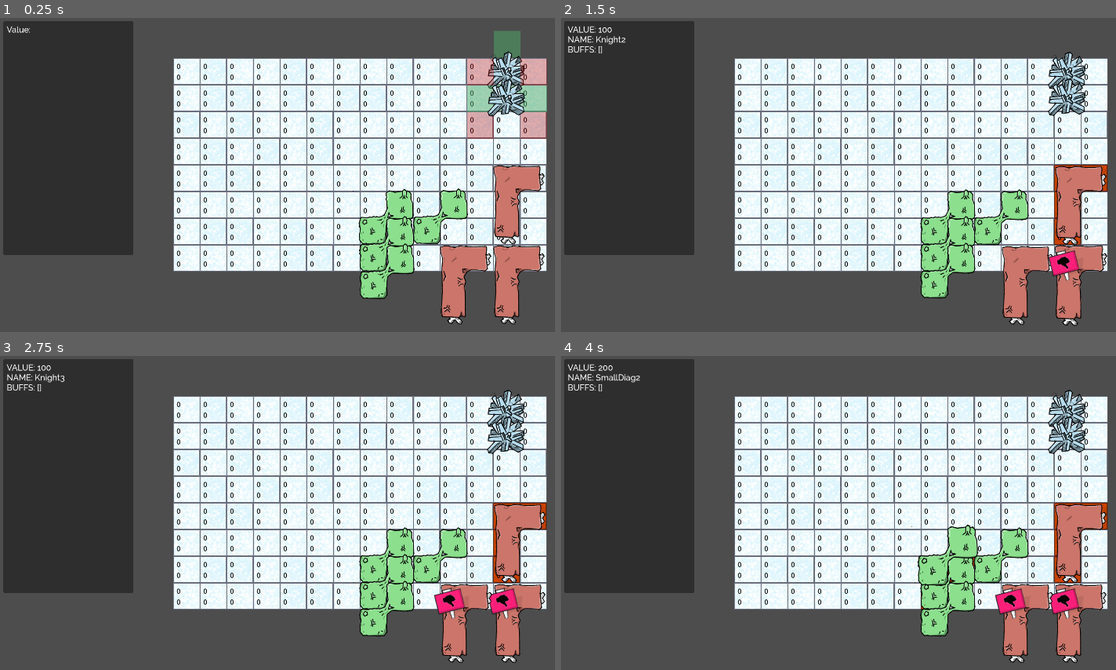
Above: before the commit, frames 1-4 (two rows, left to right).
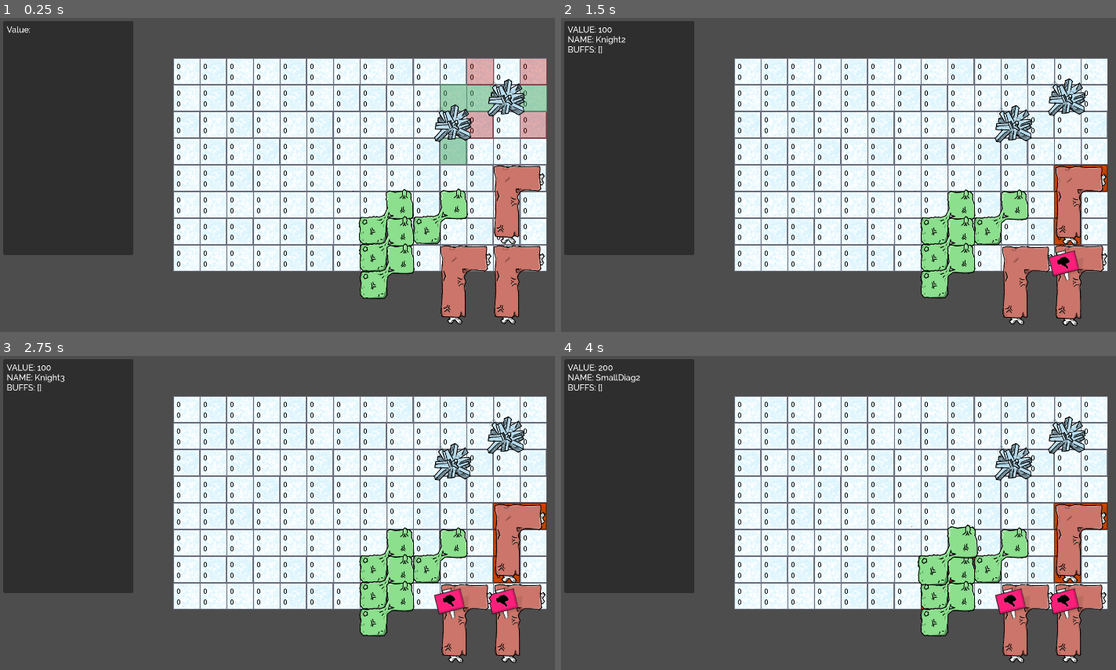
Above: after the commit, the same moments.

Repository: cliftonpatty/pelagi
Game: Godot game, scene res://scenes/world/sorting/ice_box.tscn
Same seed, same stepped clock (60 frames per second), same inputs: the game is played once before the commit and once after it. This scene is started directly instead of the project's main scene.
Inputs (mouse positions are in pixels of both pictures, inside the frame that each line leads up to):
- Up to frame 1 (0.25 s): no input
- Up to frame 2 (1.5 s): move the mouse to (1066, 231) at 0.52 s; hold D (RightMove) 0.53-1.28 s; hold Shift (Drill) 0.53-1.28 s; click (1066, 231) at 0.67 s; tap Enter at 1.25 s; move the mouse to (1066, 313) at 1.27 s; hold A (LeftMove) from 1.28 s (still down); click (1066, 313) at 1.35 s
- Up to frame 3 (2.75 s): tap Space at 2 s; move the mouse to (455, 651) at 2.02 s; release A (LeftMove) at 2.03 s; hold D (RightMove) from 2.03 s (still down); hold R (RotateTetro) from 2.03 s (still down); click (455, 651) at 2.17 s
- Up to frame 4 (4 s): tap Enter at 2.75 s; move the mouse to (932, 597) at 2.77 s; release R (RotateTetro) at 2.78 s; tap Shift (Drill) at 2.85 s; click (932, 597) at 2.92 s; tap Space at 3.5 s; move the mouse to (932, 569) at 3.52 s; release D (RightMove) at 3.53 s; press the mouse at (932, 569) at 3.53 s; hold A (LeftMove) from 3.53 s (still down)

The runs differ from the first frame. In frame 1, 2.4% of the frame differs, in the area x 78-99%, y 4-98%; in frame 2, 1.2%; in frame 3, 1.2%; in frame 4, 1.2%.

Commit message:
Normal maps
Messing with normal maps - mostly wasted time

Diff:
--- a/scenes/meat/base_deco.tscn
+++ b/scenes/meat/base_deco.tscn
@@ -1,8 +1,15 @@
-[gd_scene load_steps=4 format=3 uid="uid://c7h6ejlf30pyj"]
+[gd_scene load_steps=7 format=3 uid="uid://c7h6ejlf30pyj"]
 
 [ext_resource type="PackedScene" uid="uid://dsesdly7bd67f" path="res://scenes/meat/base_tetro.tscn" id="1_y5ved"]
 [ext_resource type="Script" path="res://scenes/meat/base_deco.gd" id="2_g6ynj"]
 [ext_resource type="Texture2D" uid="uid://baf0n0be7uc73" path="res://assets/images/meat/tetro/deco_crystal.png" id="2_j8546"]
+[ext_resource type="Texture2D" uid="uid://clsugw3s1hi8j" path="res://assets/images/meat/tetro/maps/deco_crystal_n.png" id="4_paq0j"]
+[ext_resource type="Texture2D" uid="uid://ccqrv5fi0cpqx" path="res://assets/images/meat/tetro/maps/deco_crystal_s.png" id="5_7xpkn"]
+
+[sub_resource type="CanvasTexture" id="CanvasTexture_cdewy"]
+diffuse_texture = ExtResource("2_j8546")
+normal_texture = ExtResource("4_paq0j")
+specular_texture = ExtResource("5_7xpkn")
 
 [node name="BaseDeco" instance=ExtResource("1_y5ved")]
 position = Vector2(0, 0)
@@ -24,7 +31,7 @@
 
 [node name="Sprite2D" parent="." index="2"]
 position = Vector2(3.8147e-06, 0)
-texture = ExtResource("2_j8546")
+texture = SubResource("CanvasTexture_cdewy")
 
 [node name="Loc" parent="Locations" index="0"]
 position = Vector2(0, 0)
--- a/scenes/meat/tetro/knight.tscn
+++ b/scenes/meat/tetro/knight.tscn
@@ -1,18 +1,22 @@
-[gd_scene load_steps=5 format=3 uid="uid://b722dv8axjtst"]
+[gd_scene load_steps=7 format=3 uid="uid://b722dv8axjtst"]
 
 [ext_resource type="PackedScene" uid="uid://dsesdly7bd67f" path="res://scenes/meat/base_tetro.tscn" id="1_52fbu"]
 [ext_resource type="Texture2D" uid="uid://dpt8lbv61phjh" path="res://assets/images/meat/tetro/bone_l.png" id="2_fn5ug"]
-[ext_resource type="Texture2D" uid="uid://c5n3gpcwyyxbx" path="res://assets/images/meat/tetro/bone_l_normal.png" id="3_db2jq"]
+[ext_resource type="Texture2D" uid="uid://b4bt4anomqo0m" path="res://assets/images/meat/tetro/bone_l_n.png" id="4_rbwvq"]
+[ext_resource type="Texture2D" uid="uid://b6agcgpcws8i8" path="res://assets/images/meat/tetro/bone_l_s.png" id="5_ai0bs"]
+
+[sub_resource type="ShaderMaterial" id="ShaderMaterial_8md7p"]
 
 [sub_resource type="CanvasTexture" id="CanvasTexture_vvcfo"]
 diffuse_texture = ExtResource("2_fn5ug")
-normal_texture = ExtResource("3_db2jq")
+normal_texture = ExtResource("4_rbwvq")
+specular_texture = ExtResource("5_ai0bs")
 
 [node name="Knight" instance=ExtResource("1_52fbu")]
 position = Vector2(0, 0)
 
 [node name="Sprite2D" parent="." index="0"]
-rotation = 6.27969
+material = SubResource("ShaderMaterial_8md7p")
 texture = SubResource("CanvasTexture_vvcfo")
 
 [node name="Label2" parent="Locations/Loc" index="0"]
--- a/scenes/meat/tetro/small_diag.tscn
+++ b/scenes/meat/tetro/small_diag.tscn
@@ -1,7 +1,14 @@
-[gd_scene load_steps=3 format=3 uid="uid://c31afg7rd5r56"]
+[gd_scene load_steps=6 format=3 uid="uid://c31afg7rd5r56"]
 
 [ext_resource type="PackedScene" uid="uid://dsesdly7bd67f" path="res://scenes/meat/base_tetro.tscn" id="1_x6vpy"]
 [ext_resource type="Texture2D" uid="uid://csks5h8kigptp" path="res://assets/images/meat/tetro/half_.png" id="2_20tjb"]
+[ext_resource type="Texture2D" uid="uid://bsy68sv82bu67" path="res://assets/images/meat/tetro/maps/half__n.png" id="3_lhd1q"]
+[ext_resource type="Texture2D" uid="uid://b6e0ey224jxjn" path="res://assets/images/meat/tetro/maps/half__s.png" id="4_5f60d"]
+
+[sub_resource type="CanvasTexture" id="CanvasTexture_bjcwx"]
+diffuse_texture = ExtResource("2_20tjb")
+normal_texture = ExtResource("3_lhd1q")
+specular_texture = ExtResource("4_5f60d")
 
 [node name="SmallDiag" instance=ExtResource("1_x6vpy")]
 position = Vector2(0, 0)
@@ -9,7 +16,7 @@
 [node name="Sprite2D" parent="." index="0"]
 position = Vector2(32, -32)
 scale = Vector2(0.351138, 0.369426)
-texture = ExtResource("2_20tjb")
+texture = SubResource("CanvasTexture_bjcwx")
 
 [node name="Loc" parent="Locations" index="0"]
 position = Vector2(0, 0)
@@ -26,6 +33,7 @@
 horizontal_alignment = 1
 
 [node name="CollisionPolygon2D" type="CollisionPolygon2D" parent="." index="3"]
+visible = false
 position = Vector2(32, -32)
 scale = Vector2(0.351138, 0.369426)
 polygon = PackedVector2Array(174.5, -143.7, 182.265, 0, 41.1, 9.89999, 11.3, 28.7, 5, 155, -14.6, 173, -166.5, 173, -183.5, 148, -183.5, 122, -188, 24, -164.3, -6, -22.2, -17.5, 3.39999, -63.4, 9.7, -168, 118.8, -184.3)
--- a/scenes/world/sorting/grid_block.tscn
+++ b/scenes/world/sorting/grid_block.tscn
@@ -1,9 +1,14 @@
-[gd_scene load_steps=4 format=3 uid="uid://4gs3v0y556nq"]
+[gd_scene load_steps=6 format=3 uid="uid://4gs3v0y556nq"]
 
 [ext_resource type="Script" path="res://scenes/world/sorting/grid_block.gd" id="1_v61df"]
 [ext_resource type="Texture2D" uid="uid://dxkb8i40q1es2" path="res://assets/images/world/icebox/temp_icebox_gridblock.png" id="1_vvu4h"]
+[ext_resource type="Texture2D" uid="uid://82ufayltkslg" path="res://assets/images/meat/tetro/maps/temp_icebox_gridblock_n.png" id="3_broet"]
 
-[sub_resource type="RectangleShape2D" id="RectangleShape2D_1jvx1"]
+[sub_resource type="CanvasTexture" id="CanvasTexture_0nkp2"]
+diffuse_texture = ExtResource("1_vvu4h")
+normal_texture = ExtResource("3_broet")
+
+[sub_resource type="RectangleShape2D" id="RectangleShape2D_krksj"]
 size = Vector2(64, 64)
 
 [node name="GridBlock" type="Area2D"]
@@ -13,11 +18,11 @@
 texture_filter = 1
 position = Vector2(0, 1.90735e-06)
 scale = Vector2(0.426667, 0.426667)
-texture = ExtResource("1_vvu4h")
+texture = SubResource("CanvasTexture_0nkp2")
 hframes = 3
 
 [node name="CollisionShape2D" type="CollisionShape2D" parent="."]
-shape = SubResource("RectangleShape2D_1jvx1")
+shape = SubResource("RectangleShape2D_krksj")
 
 [node name="Label" type="Label" parent="."]
 modulate = Color(0, 0, 0, 1)
--- a/scenes/world/sorting/ice_box.tscn
+++ b/scenes/world/sorting/ice_box.tscn
@@ -53,7 +53,7 @@
 decoDebuffType = 3
 
 [node name="BaseDeco2" parent="Tetro" groups=["deco"] instance=ExtResource("5_qfgc5")]
-position = Vector2(1224, 120)
+position = Vector2(1104, 232)
 priority = 1.0
 decoRange = 1
 decoBuffType = null
@@ -80,3 +80,11 @@
 fit_content_height = true
 scroll_active = false
 text_direction = 1
+
+[node name="DirectionalLight2D" type="DirectionalLight2D" parent="."]
+visible = false
+position = Vector2(664, -24)
+rotation = 0.0172547
+energy = 0.5
+shadow_enabled = true
+max_distance = 10454.0
Binary file added: assets/images/meat/tetro/bone_l_n.png
Not shown, added: assets/images/meat/tetro/bone_l_n.png.import
Binary file removed: assets/images/meat/tetro/bone_l_normal.png
Binary file added: assets/images/meat/tetro/bone_l_s.png
Not shown, added: assets/images/meat/tetro/bone_l_s.png.import
Binary file added: assets/images/meat/tetro/maps/deco_crystal_n.png
Not shown, added: assets/images/meat/tetro/maps/deco_crystal_n.png.import
Binary file added: assets/images/meat/tetro/maps/deco_crystal_s.png
Not shown, added: assets/images/meat/tetro/maps/deco_crystal_s.png.import
Binary file added: assets/images/meat/tetro/maps/half__n.png
Not shown, added: assets/images/meat/tetro/maps/half__n.png.import
Binary file added: assets/images/meat/tetro/maps/half__s.png
(and 6 more such lines)
